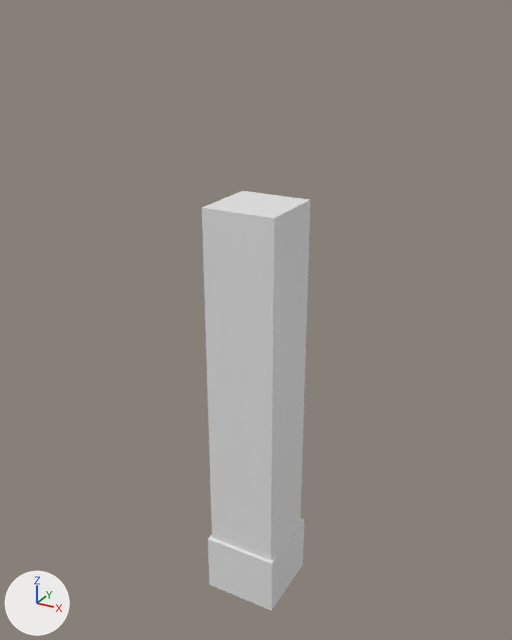
One commit to the FBX model Cor Umbra 2.0/Assets/_Dev/Jow/Objects/FBX_01/Arquitetura/SM_BLD__PILLAR_01.fbx: the scene before it, then after it.
Before and after are seen from a camera (50 mm lens) standing at (4.19, -7.65, 8.23) and looking at (-0.09, 0.13, 4.35). Every picture has the same lights, and +X, +Y and +Z are marked at lower left. The picture after the commit comes second. Where no turn or scale is listed for an object, it has been applied to the vertices.

In view in the first picture: 'SM_BLD__PILLAR_01'.
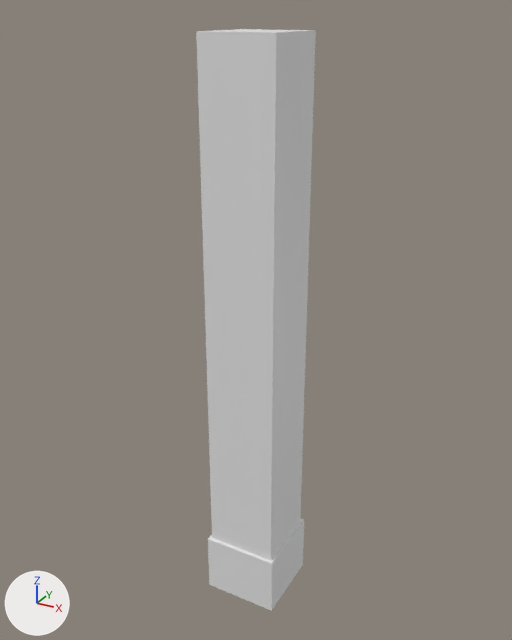
Where the change shows, as pixel boxes [x1, y1, x2, y2] in the pictures (512 x 640 px):
'SM_BLD__PILLAR_01', reshaped (11% wider, 38% taller): before [202, 191, 310, 611]; after [196, 29, 316, 611]
part 1 of me_cube, built on: before [202, 191, 309, 218]; after [196, 29, 316, 218]

What changed in the scene script:
```text
Change me_cube:
    used by ob_sm_bld__pillar_01; location = (0.0, 0.0, 0.0)
    remove me_cube.from_pydata(...)  # 98 vertices, 96 faces; spans x -0.55..0.55, y -0.55..0.55, z 0.0..6.0
    add me_cube.from_pydata(...)  # 122 vertices, 120 faces; spans x -0.55..0.55, y -0.55..0.55, z 0.0..8.0
    me_cube part 1
    1 vertex is removed from x 0.0, y 0.0, z 6.0
    4 faces are deleted
    1 vertex is added at (0.0, 0.0, 8.0)
    8 new vertices lie (0.0, 0.0, 0.67) away from vertices in x -0.5..0.5, y -0.5..0.5, z 6.0
    8 new vertices lie (0.0, 0.0, 0.66) away from vertices in x -0.5..0.5, y -0.5..0.5, z 6.67
    8 new vertices lie (0.0, 0.0, 0.67) away from vertices in x -0.5..0.5, y -0.5..0.5, z 7.33
    28 new faces join them
```
